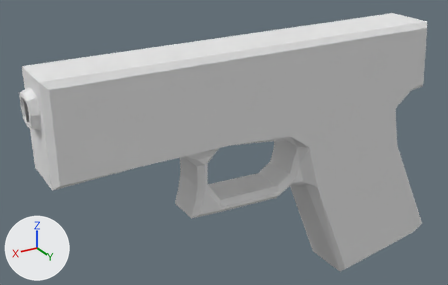
Two versions of the Blender file vongott/Assets/Mesh/Items/itm_eq_pistol.blend, one commit apart.
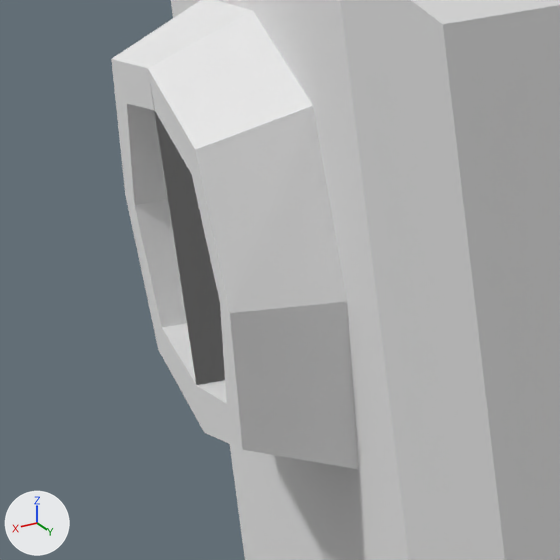
Old and new are each drawn whole from a 50 mm camera at (6.28, 9.12, 5.43) aimed at (0.46, -0.58, 0.58) and again close up on the part from 2% to 13% of the width and 31% to 49% of the height. The axes (+X, +Y, +Z) are drawn at lower left. The lights are the same throughout.

The first close-up shows 'pistol'.
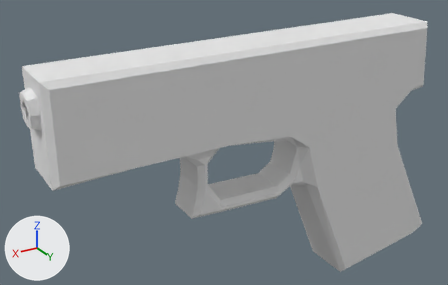
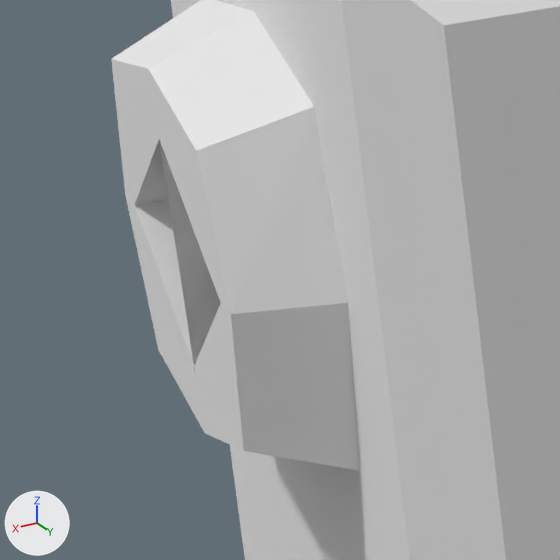
The newer file is also rescaled (x0.028), turned or shifted as a whole; pictures and numbers use the older file's frame.

Edits to the scene script, one JSON object a line:
```json
{"block": "me_cube", "where": "# used by ob_pistol; location = (0.0, 0.0, 0.0)"}
{"op": "remove", "block": "me_cube", "code": "me_cube.from_pydata(...)  # 136 vertices, 110 faces; spans x -4.42..4.32, y -0.59..0.0, z -2.69..2.72"}
{"op": "add", "block": "me_cube", "code": "me_cube.from_pydata(...)  # 220 vertices, 201 faces; spans x -4.42..4.32, y -0.59..0.59, z -2.69..2.72"}
{"block": "me_cube", "change": "me_cube part 1"}
{"block": "me_cube", "change": "4 vertices are removed from x 4.21..4.32, y -0.17, z 2.01..2.34"}
{"block": "me_cube", "change": "27 faces are deleted"}
{"block": "me_cube", "change": "46 vertices are added at x -4.29..4.32, y 0.0..0.59, z -2.58..2.62"}
{"block": "me_cube", "change": "19 new vertices lie (0.0, 0.49, 0.0) away from vertices in x -4.42..4.17, y 0.0, z -2.69..2.72"}
{"block": "me_cube", "change": "16 new vertices lie (0.0, 0.34, 0.0) away from vertices in x -0.92..1.87, y 0.0, z -0.42..0.98"}
{"block": "me_cube", "change": "7 new vertices lie (0.0, 0.1, -0.1) away from vertices in x -3.45..2.28, y 0.49, z 2.72"}
{"block": "me_cube", "change": "118 new faces join them"}
{"op": "remove", "block": "ob_pistol", "code": "_m = ob_pistol.modifiers.new('Mirror', 'MIRROR')"}
{"op": "remove", "block": "ob_pistol", "code": "_m.use_axis = (False, True, False)"}
{"op": "remove", "block": "ob_pistol", "code": "_m.use_clip = True"}
```

Changed parts and their boxes (x1, y1, x2, y2) in the close-ups (560 x 560 px):
```json
{"object": "pistol", "change": "reshaped, modifiers changed", "before": [111, 0, 560, 560], "after": [111, 0, 560, 560]}
{"part": 1, "of": "me_cube", "change": "built on", "before": [124, 95, 243, 450], "after": [124, 2, 560, 553]}
```
